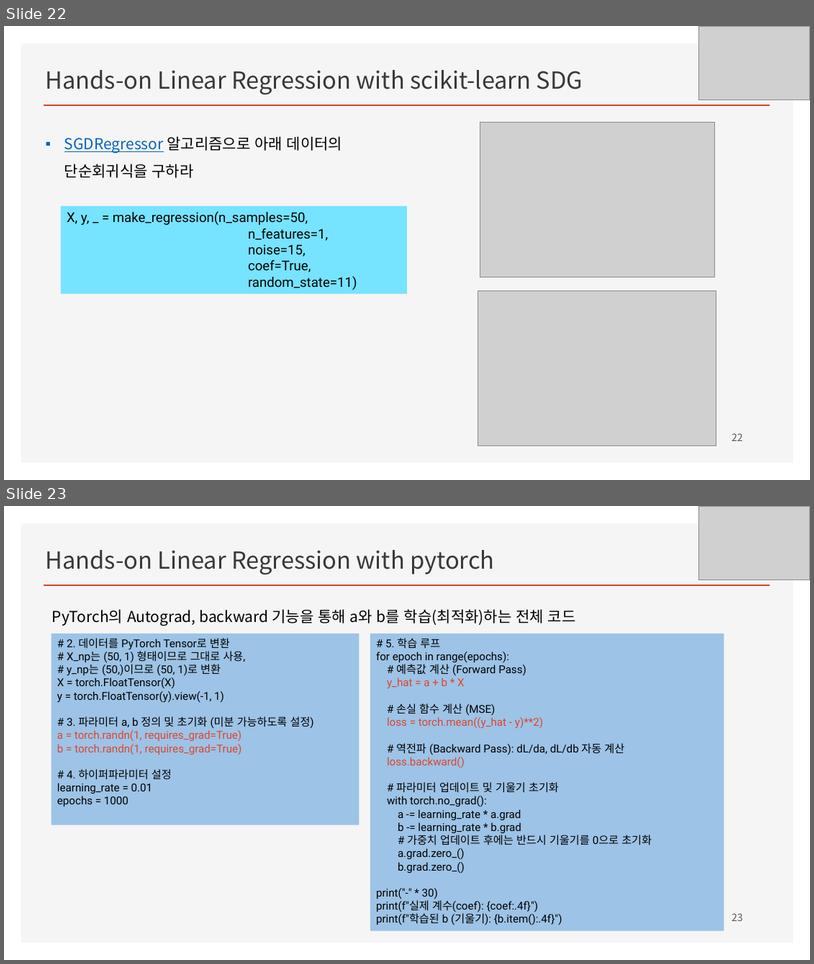
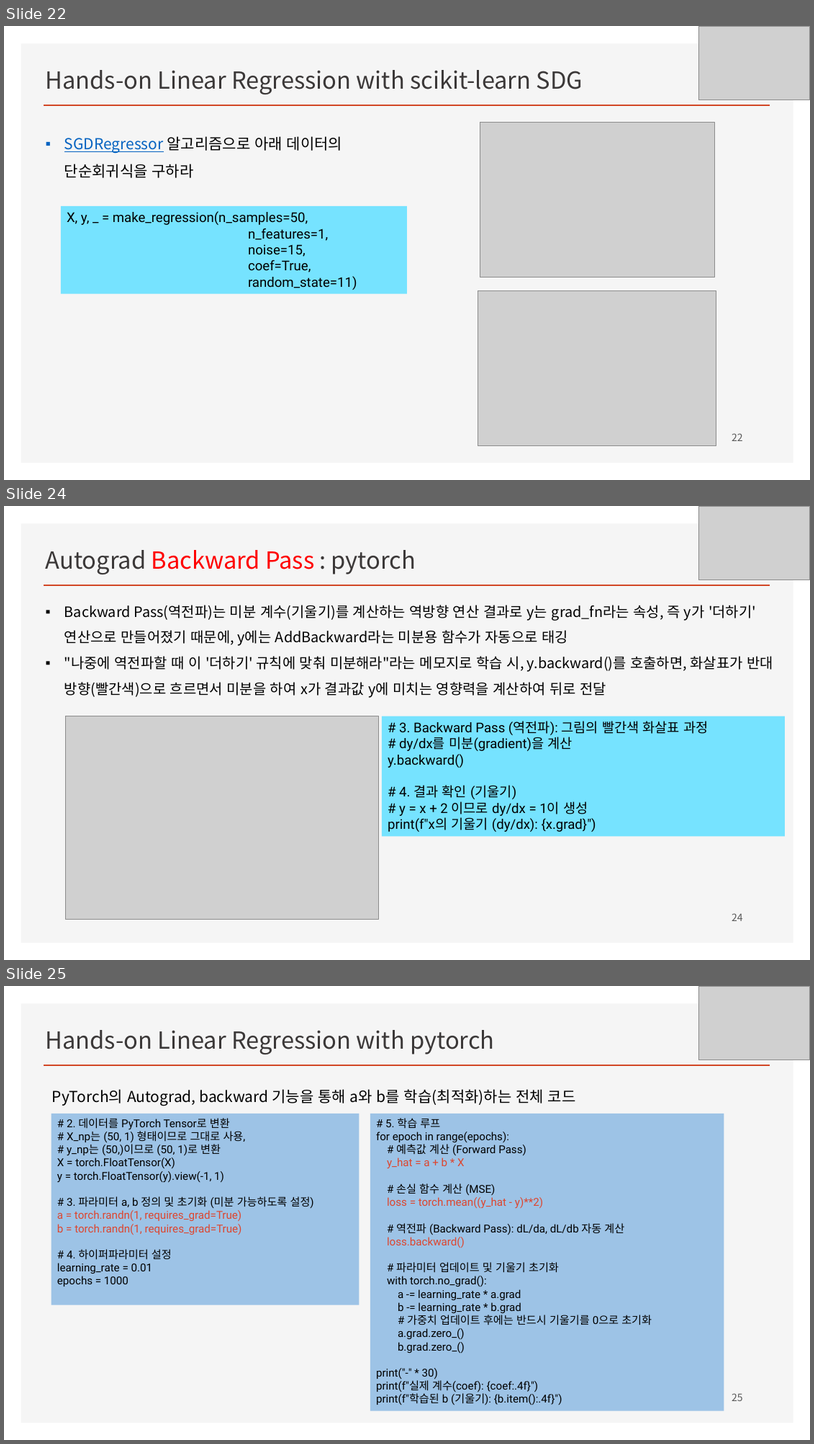
Before and after one commit to ancestor9/mathematics-for-machine-learning, a slide deck: Linear_Algebra/w4_Perceptron_Regression.pptx. Shown one above the other, each under a label of ours: slides 22 and 23 before the commit, slides 22, 24 and 25 after it; the slides between them are not shown. The pictures are 814x964 and 814x1444 pixels, drawn with LibreOffice and Linux fonts; fonts in the diff are those of the drawing; grey boxes stand for pictures; background and template pictures are left out. Boxes give left, top, right and bottom in pixels: in the first picture for what was removed or moved away, otherwise in the second. Text is boxed around its words. In the diff, an @@ line names an element or a change of style, - is before the commit and + after.

```diff
--- a/Linear_Algebra/w4_Perceptron_Regression.pptx
+++ b/Linear_Algebra/w4_Perceptron_Regression.pptx
@@ slide 24 added at [4, 506, 810, 960], background #FFFFFF; not listed: 2 template elements that a slide beside it also shows @@
@@ picture added at [699, 507, 810, 580] @@
@@ text added at [46, 550, 416, 574], 28 pt, text #3B3838 @@
+Autograd Backward Pass : pytorch
@@ text added at [64, 605, 774, 698], 17 pt, text #000000 @@
+▪ Backward Pass(역전파)는 미분 계수(기울기)를 계산하는 역방향 연산 결과로 y는 grad_fn라는 속성, 즉 y가 '더하기' 연산으로 만들어졌기 때문에, y에는 AddBackward라는 미분용 함수가 자동으로 태깅
+▪ "나중에 역전파할 때 이 '더하기' 규칙에 맞춰 미분해라"라는 메모지로 학습 시, y.backward()를 호출하면, 화살표가 반대 방향(빨간색)으로 흐르면서 미분을 하여 x가 결과값 y에 미치는 영향력을 계산하여 뒤로 전달
@@ picture added at [65, 716, 378, 919] @@
@@ rectangle added at [382, 716, 786, 836], fill #76E3FF, 16 pt, text #000000 @@
+# 3. Backward Pass (역전파): 그림의 빨간색 화살표 과정
+# dy/dx를 미분(gradient)을 계산
+y.backward()
+# 4. 결과 확인 (기울기)
+# y = x + 2 이므로 dy/dx = 1이 생성
+print(f"x의 기울기 (dy/dx): {x.grad}")
@@ page number added at [732, 913, 743, 921], 12 pt, text #595959 @@
+24
@@ what was slide 23 is now slide 25 @@
@@ page number at [732, 1393, 743, 1401]: text changed @@
-23
+25
```
Also in this commit, not shown: 1 slide changed, 1 other slide added.
